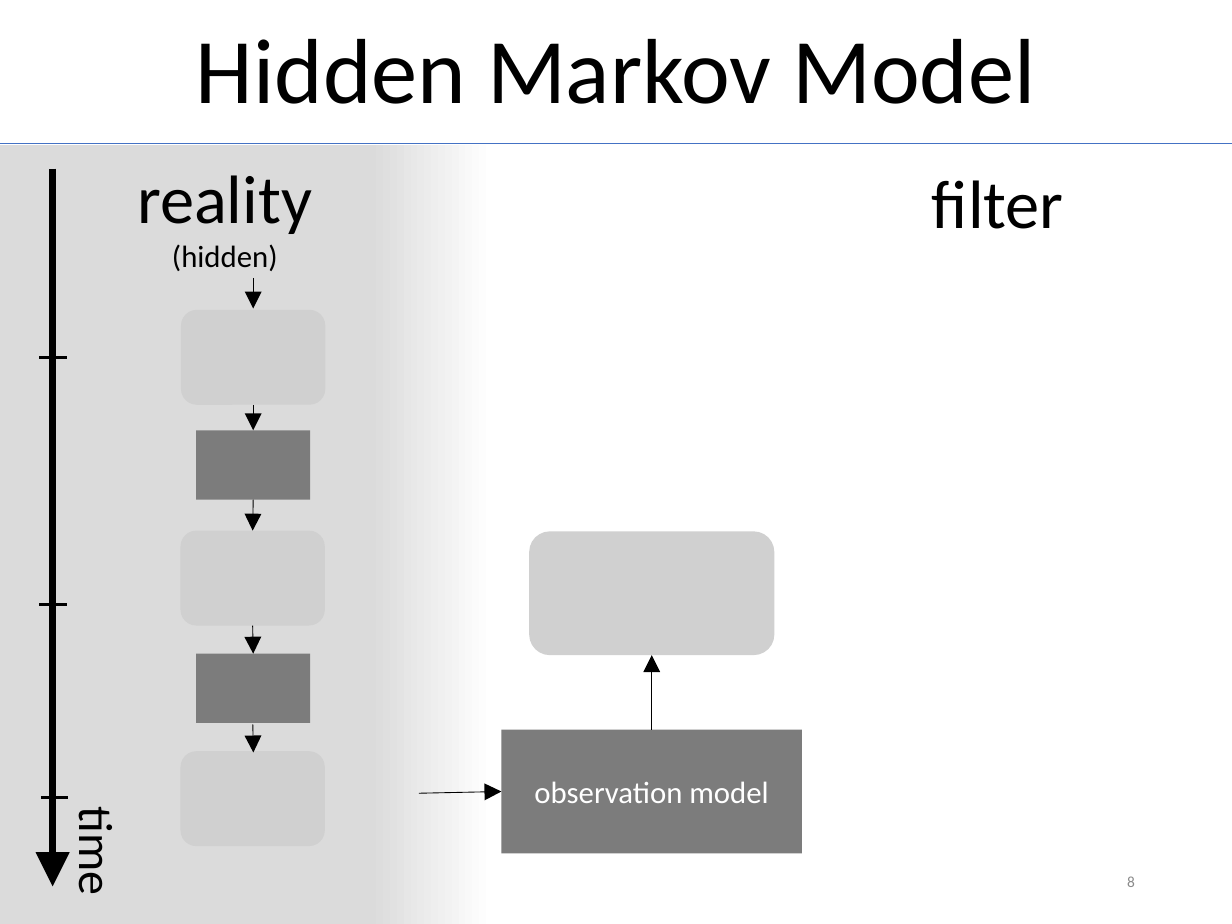
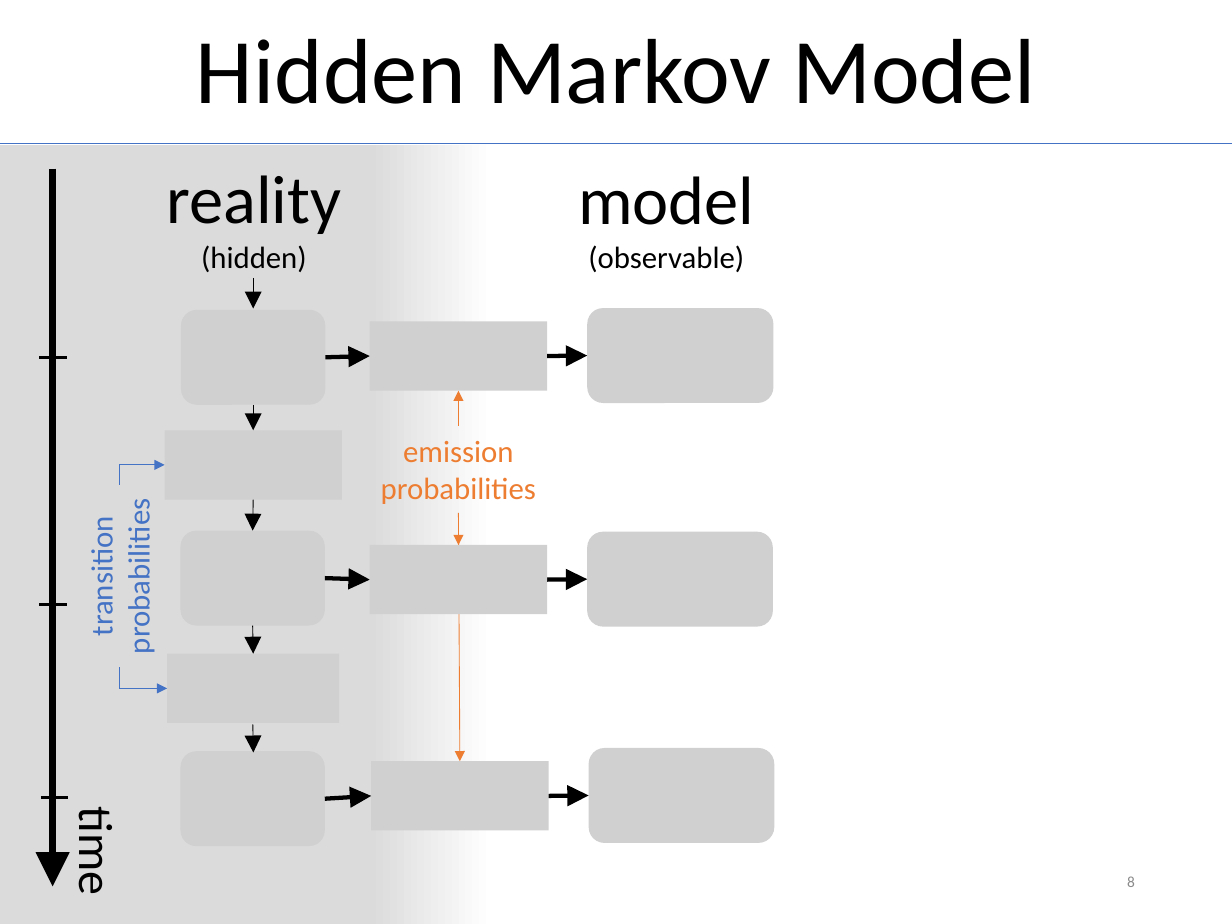
Before and after one commit to MichiHo/flocking, a slide deck: slide 8 of vortrag/ba_seminar_presentation.pptx. Drawn at 1232x924 pixels with LibreOffice and Linux fonts; fonts in the diff are those of the drawing; grey boxes stand for pictures. Boxes give left, top, right and bottom in pixels: in the first picture for what was removed or moved away, otherwise in the second. Text is boxed around its words. In the diff, an @@ line names an element or a change of style, - is before the commit and + after.

```diff
--- a/vortrag/ba_seminar_presentation.pptx
+++ b/vortrag/ba_seminar_presentation.pptx
@@ text "reality": place and size @@
-text "reality" at (137, 175, 312, 271)
+text "reality" at (167, 175, 342, 272)
@@ text added at (578, 176, 754, 272), 18 pt, text #000000 @@
+model
+(observable)
@@ text removed at (932, 180, 1064, 229) @@
-filter
@@ picture added at (370, 322, 547, 391) @@
@@ picture added at (588, 308, 774, 403) @@
@@ arrow added from (325, 357) to (370, 356), #000000 2.5 pt @@
@@ arrow added from (547, 356) to (588, 356), #000000 2.5 pt @@
@@ arrow added from (458, 426) to (458, 391), #ED7D31 0.5 pt @@
@@ picture added at (165, 430, 342, 499) @@
@@ rectangle removed at (196, 430, 309, 499) @@
@@ text added at (381, 441, 536, 504), 18 pt, text #ED7D31 @@
+emission
+probabilities
@@ elbow arrow added from (120, 485) to (165, 464), #4472C4 0.5 pt @@
@@ text added at (83, 514, 158, 649), 18 pt, text #4472C4 @@
+transition
+probabilities
@@ arrow added from (458, 513) to (460, 761), #ED7D31 0.5 pt @@
@@ arrow added from (458, 513) to (458, 545), #ED7D31 0.5 pt @@
@@ picture: place and size @@
-picture at (530, 531, 775, 654)
+picture at (588, 532, 774, 627)
@@ picture added at (370, 545, 547, 614) @@
@@ arrow added from (325, 578) to (370, 579), #000000 2.5 pt @@
@@ arrow added from (547, 579) to (588, 579), #000000 2.5 pt @@
@@ picture added at (168, 654, 340, 723) @@
@@ rectangle removed at (196, 654, 309, 723) @@
@@ arrow removed from (652, 729) to (652, 655) @@
@@ elbow arrow added from (120, 668) to (168, 689), #4472C4 0.5 pt @@
@@ rectangle removed at (501, 729, 802, 853) @@
-observation model
@@ picture added at (589, 748, 775, 843) @@
@@ picture added at (371, 761, 548, 830) @@
@@ arrow added from (325, 798) to (371, 796), #000000 2.5 pt @@
@@ arrow removed from (419, 793) to (501, 791) @@
@@ arrow added from (548, 796) to (589, 796), #000000 2.5 pt @@
```
Also in this commit, not shown: 2 other files.
